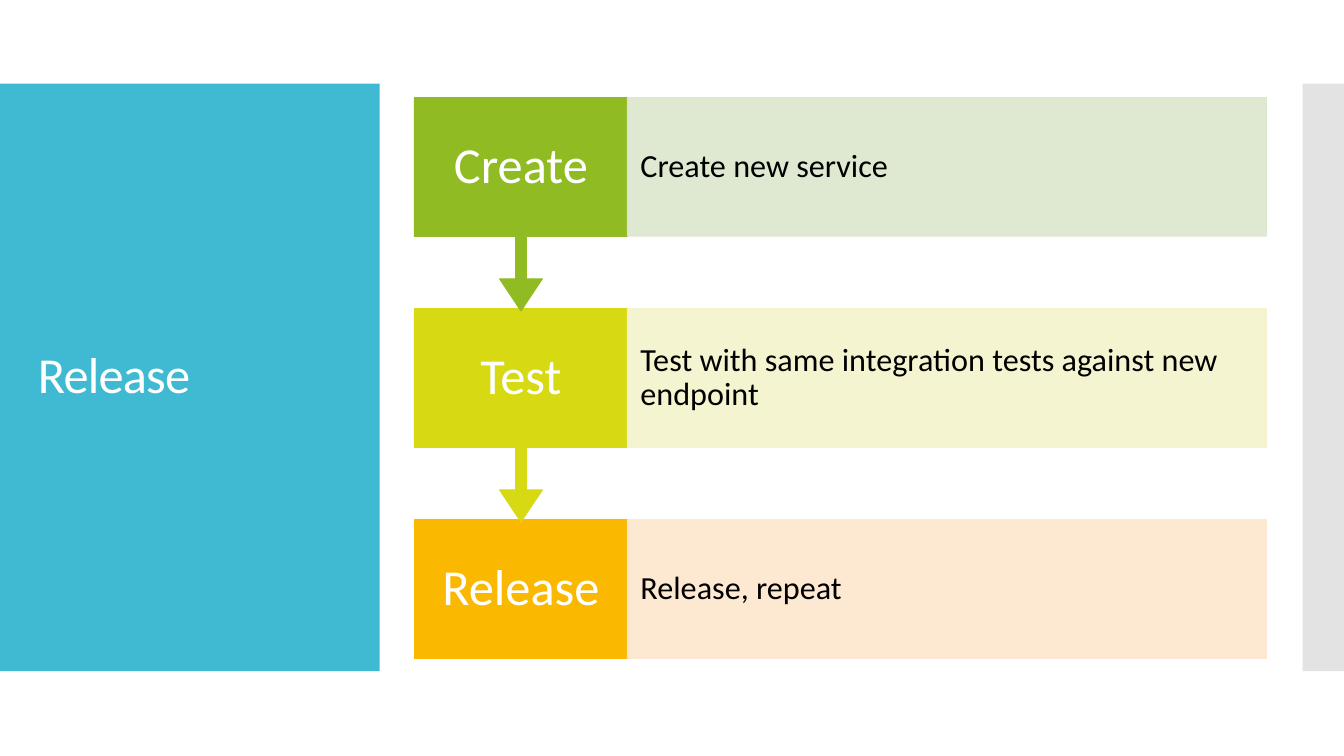
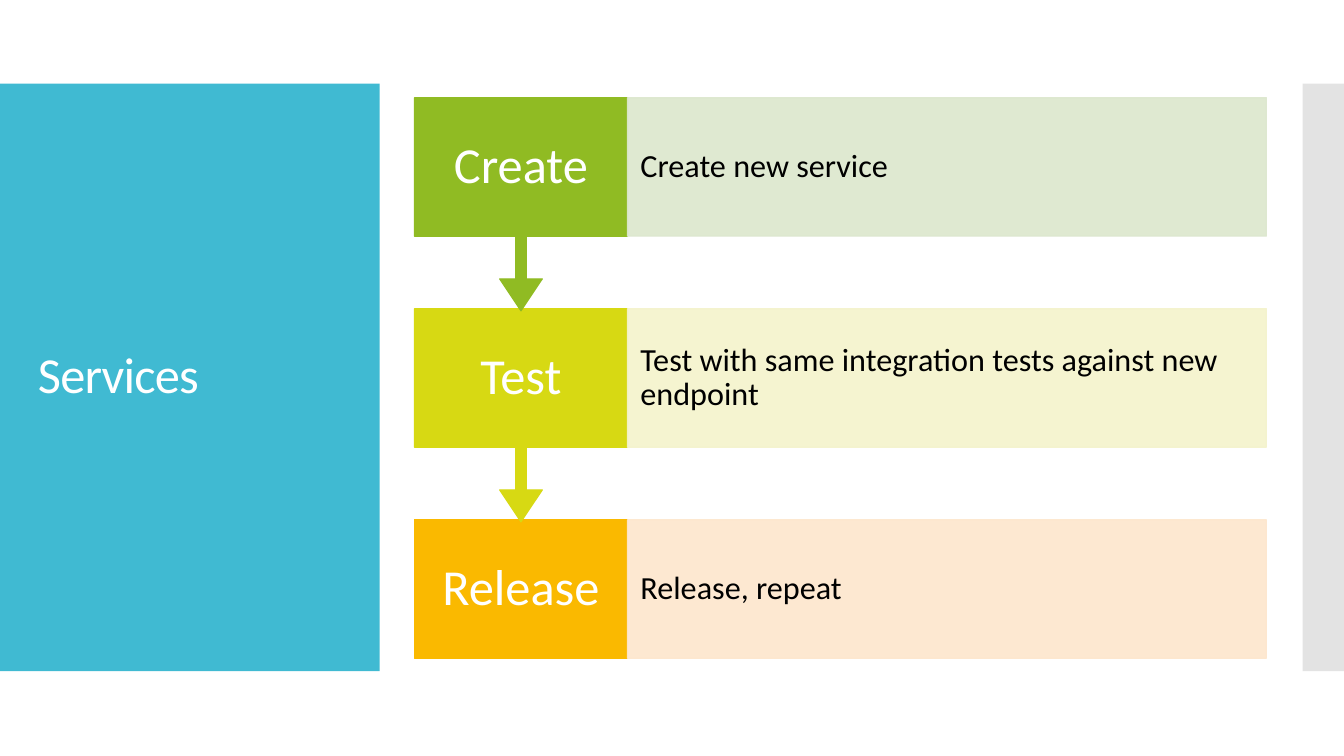
Before and after one commit to nathanagood/tccc2019, a slide deck: slide 17 of on-graceful-decomposition.pptx (slide 15 before the commit). Drawn at 1344x756 pixels with LibreOffice and Linux fonts; fonts in the diff are those of the drawing. Boxes give left, top, right and bottom in pixels: in the first picture for what was removed or moved away, otherwise in the second. Text is boxed around its words. In the diff, an @@ line names an element or a change of style, - is before the commit and + after.

```diff
--- a/on-graceful-decomposition.pptx
+++ b/on-graceful-decomposition.pptx
@@ title at (38, 358, 199, 394): text changed @@
-Release
+Services
```
Also in this commit, not shown: 5 other slides changed, 3 slides added.
